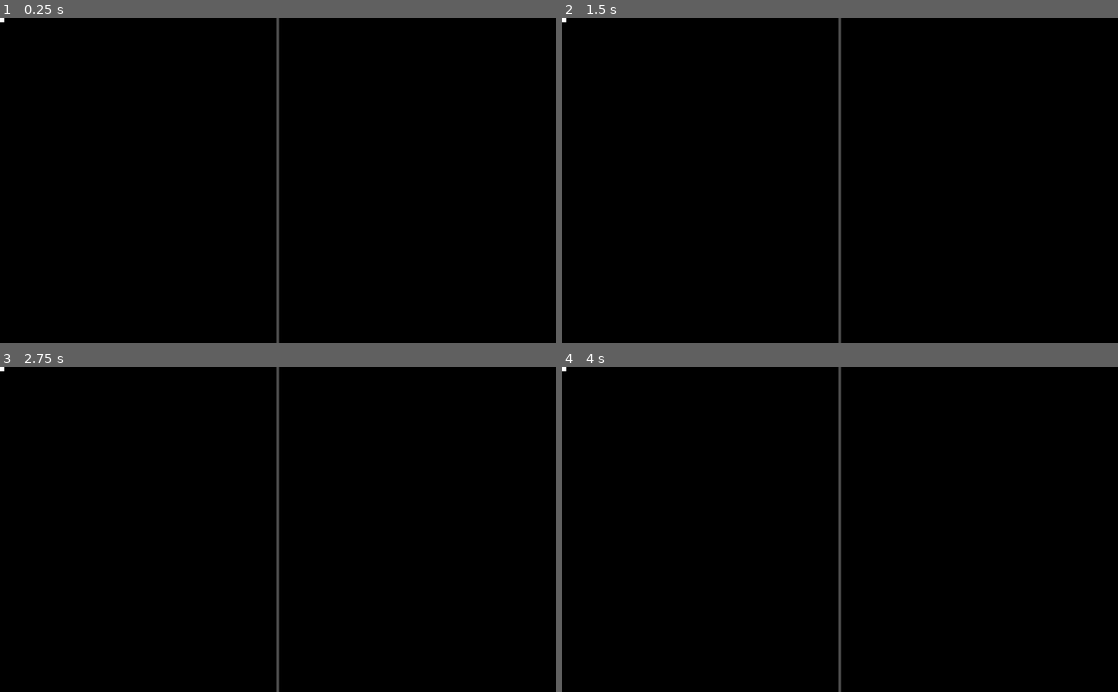
Above: before the commit, frames 1-4 (two rows, left to right).
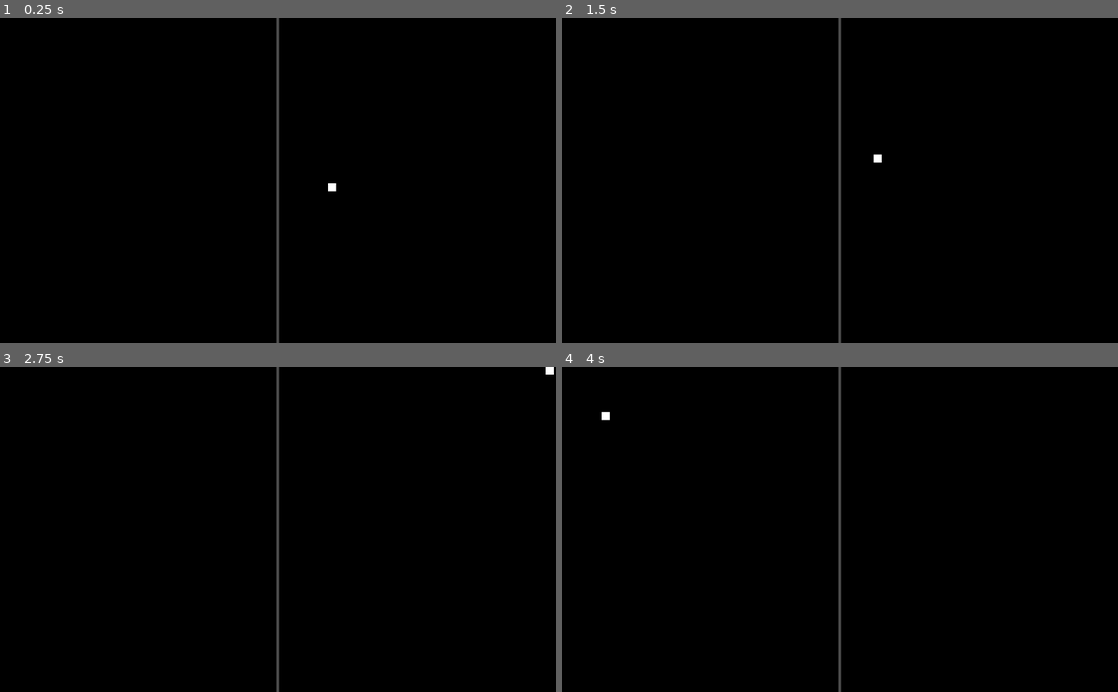
Above: after the commit, the same moments.

Repository: FloDt-hash/pong
Game: Godot game, scene res://main.tscn
Two runs of this game, one before a commit and one after it. Both use one fixed random seed, a clock stepped at 60 frames per second and the inputs below.
Inputs:
- Up to frame 1 (0.25 s): no input
- Up to frame 2 (1.5 s): hold W (player1_up) 0.53-1.28 s; hold S (player1_down) from 1.28 s (still down)
- Up to frame 3 (2.75 s): release S (player1_down) at 2.03 s; hold W (player1_up) from 2.03 s (still down)
- Up to frame 4 (4 s): tap Enter at 3.5 s; release W (player1_up) at 3.53 s; hold S (player1_down) from 3.53 s (still down)

The runs differ from the first frame. In frame 1, less than 0.1% of the frame differs, in the area x 0-61%, y 0-54%; in frame 2, less than 0.1%, in the area x 0-58%, y 0-45%; in frame 3, less than 0.1%; in frame 4, less than 0.1%.

Commit message:
ball: create and attach script movement

Diff:
--- /dev/null
+++ b/ball.gd
@@ -0,0 +1,49 @@
+extends CharacterBody2D
+
+signal goal_scored(player)
+
+@export var initial_speed: float = 400.0
+
+var speed: float = 400.0
+var direction: Vector2 = Vector2.ZERO
+
+func _ready():
+	reset_ball()
+
+func reset_ball():
+	position = Vector2(512, 300)
+
+	var angle = randf_range(-PI/4, PI/4) # Between -45° & 45°
+	if randf() > 0.5:
+		angle += PI # Reverse direction (to the left)
+
+	direction = Vector2(cos(angle), sin(angle)).normalized()
+	speed = initial_speed
+
+func  _physics_process(delta: float):
+	velocity = direction * speed
+	var collision = move_and_slide()
+
+	if get_slide_collision_count() > 0:
+		var col = get_slide_collision(0)
+
+		if col.get_collider().is_in_group("paddle"):
+			var paddle = col.get_collider()
+			var gap_y = position.y - paddle.position.y
+			var rebound_angle = gap_y / 50.0 # Normalize
+
+			direction.x = -direction.x
+			direction.y += rebound_angle * 0.5
+			direction = direction.normalized()
+
+			speed *= 1.05
+
+	if position.y <= 7.5 or position.y >= 592.5:
+		direction.y = -direction.y
+
+	if position.x < 0:
+		goal_scored.emit(2)
+		reset_ball()
+	elif position.x > 1024:
+		goal_scored.emit(1)
+		reset_ball()
--- a/main.tscn
+++ b/main.tscn
@@ -1,6 +1,7 @@
 [gd_scene format=3 uid="uid://b821myv7hqira"]
 
 [ext_resource type="Script" uid="uid://enax4mp7akgn" path="res://paddle.gd" id="1_ig7tw"]
+[ext_resource type="Script" uid="uid://c5ktme8hejuti" path="res://ball.gd" id="2_0xm2m"]
 
 [sub_resource type="RectangleShape2D" id="RectangleShape2D_7dm0k"]
 size = Vector2(20, 100)
@@ -38,6 +39,7 @@
 shape = SubResource("RectangleShape2D_7dm0k")
 
 [node name="Ball" type="CharacterBody2D" parent="." unique_id=86596349]
+script = ExtResource("2_0xm2m")
 
 [node name="ColorRect" type="ColorRect" parent="Ball" unique_id=1672805381]
 offset_left = -7.5
Not shown, added: ball.gd.uid
